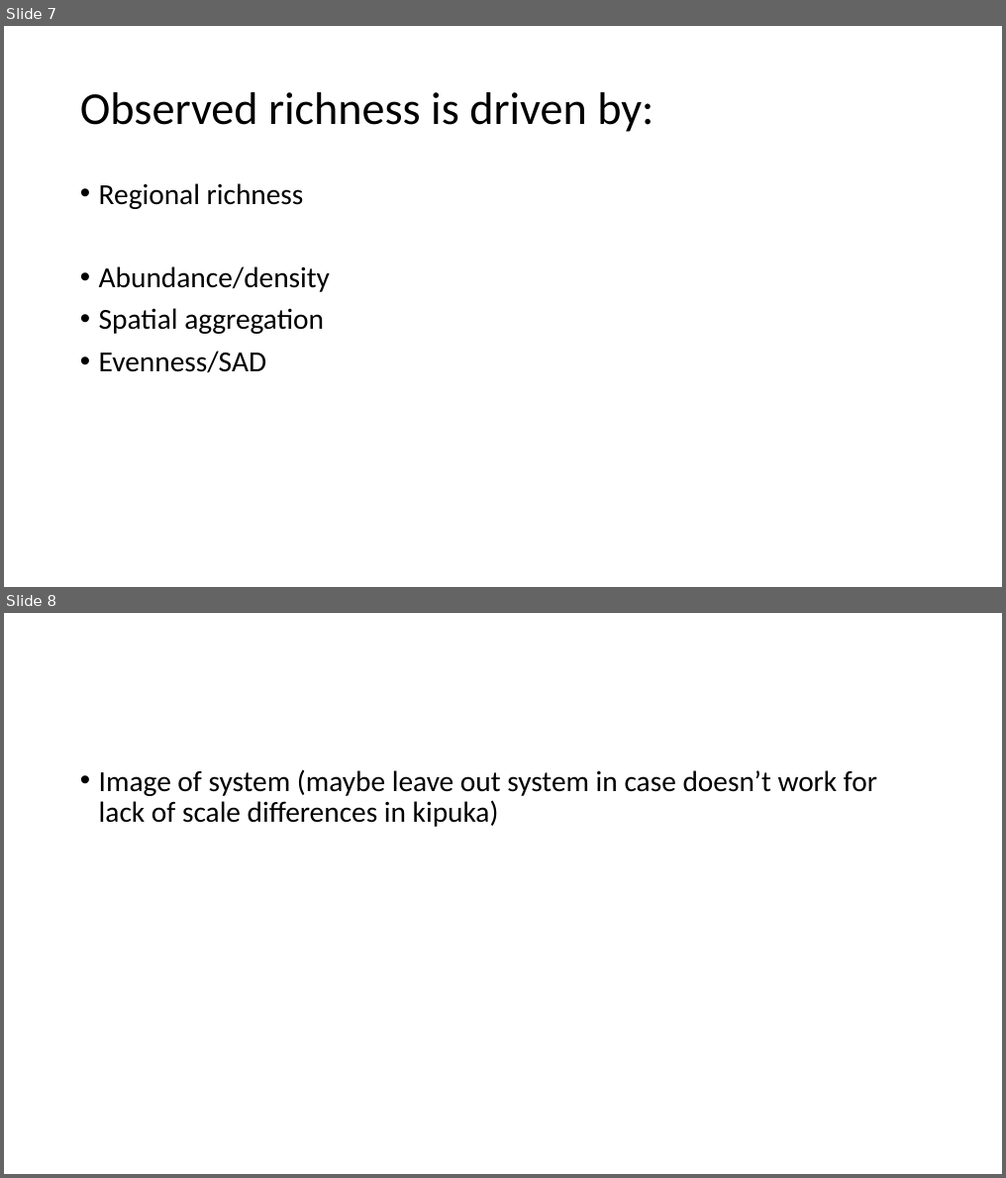
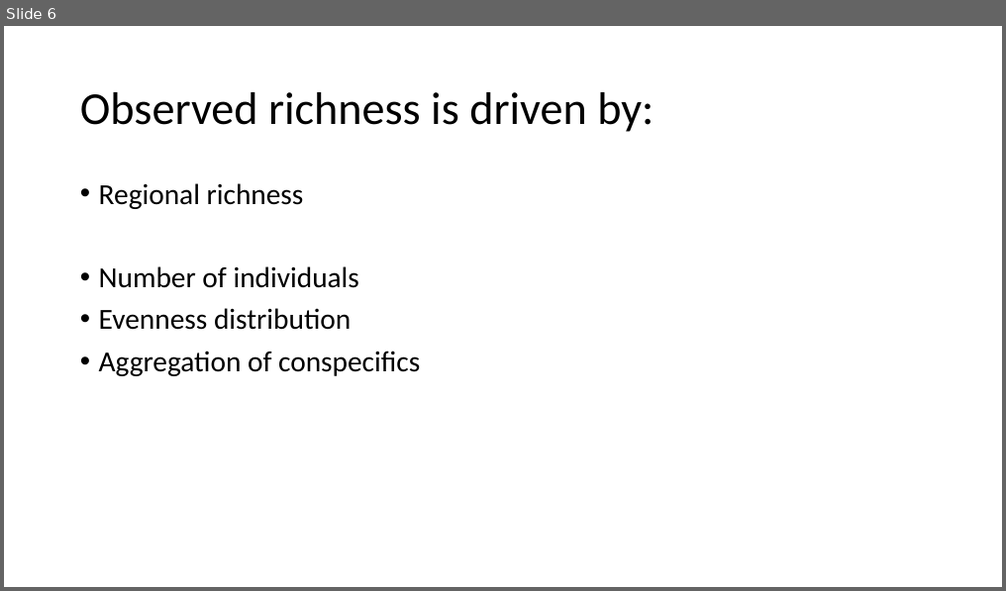
Before and after one commit to tielens/classBIOL709B, a slide deck: Presentation workflow draft 709b.pptx. Shown one above the other, each under a label of ours: slides 7 and 8 before the commit, slide 6 after it. The pictures are 1006x1178 and 1006x591 pixels, drawn with LibreOffice and Linux fonts; fonts in the diff are those of the drawing. Boxes give left, top, right and bottom in pixels: in the first picture for what was removed or moved away, otherwise in the second. Text is boxed around its words. In the diff, an @@ line names an element or a change of style, - is before the commit and + after.

```diff
--- a/Presentation workflow draft 709b.pptx
+++ b/Presentation workflow draft 709b.pptx
@@ slide 8 removed at [4, 613, 1002, 1174], background #FFFFFF @@
@@ text removed at [99, 769, 877, 827] @@
-• Image of system (maybe leave out system in case doesn’t work for lack of scale differences in kipuka)
@@ what was slide 7 is now slide 6 @@
@@ slide 6 changed as well @@
@@ text at [99, 267, 420, 376]: text changed @@
-• Abundance/density
-• Spatial aggregation
-• Evenness/SAD
+• Number of individuals
+• Evenness distribution
+• Aggregation of conspecifics
```
Also in this commit, not shown: 8 slides added, 8 other slides removed, 1 other file.
